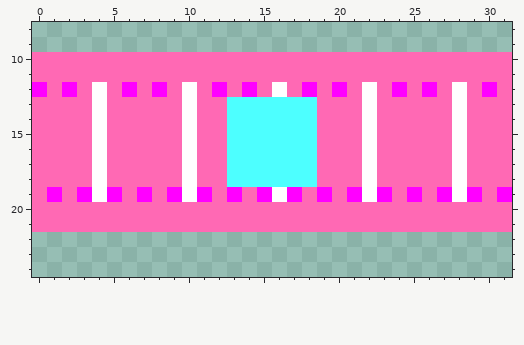
Edited in one commit: pixel-art sprite (Assets/Sprites/Environment/Walls/ghost_exit_wall.png). Above: the version before the commit.
The file is 32x32 pixels. Shown: x 0..31, y 8..24.
After the commit:
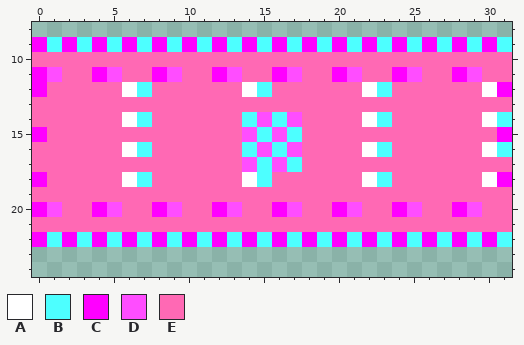
Palette (. is transparent): A #ffffff  B #4dffff  C #ff00ff  D #ff4dff  E #ff69b4
Edits made:
{"y":9,"x":0,"old":"................................","new":"CBCBCBCBCBCBCBCBCBCBCBCBCBCBCBCB"}
{"y":11,"x":0,"old":"EE","new":"CD"}
{"y":11,"x":4,"old":"EE","new":"CD"}
{"y":11,"x":8,"old":"EE","new":"CD"}
{"y":11,"x":12,"old":"EE","new":"CD"}
{"y":11,"x":16,"old":"EE","new":"CD"}
{"y":11,"x":20,"old":"EE","new":"CD"}
{"y":11,"x":24,"old":"EE","new":"CD"}
{"y":11,"x":28,"old":"EE","new":"CD"}
{"y":12,"x":2,"old":"C","new":"E"}
{"y":12,"x":4,"old":"A","new":"E"}
{"y":12,"x":6,"old":"CEC","new":"ABE"}
{"y":12,"x":10,"old":"A","new":"E"}
{"y":12,"x":12,"old":"C","new":"E"}
{"y":12,"x":14,"old":"CEA","new":"ABE"}
{"y":12,"x":18,"old":"C","new":"E"}
{"y":12,"x":20,"old":"C","new":"E"}
{"y":12,"x":23,"old":"EC","new":"BE"}
{"y":12,"x":26,"old":"C","new":"E"}
{"y":12,"x":28,"old":"A","new":"E"}
{"y":12,"x":30,"old":"CE","new":"AC"}
{"y":13,"x":4,"old":"A","new":"E"}
{"y":13,"x":10,"old":"A","new":"E"}
{"y":13,"x":13,"old":"BBBBBB","new":"EEEEEE"}
{"y":13,"x":22,"old":"A","new":"E"}
{"y":13,"x":28,"old":"A","new":"E"}
{"y":14,"x":4,"old":"A","new":"E"}
{"y":14,"x":6,"old":"EE","new":"AB"}
{"y":14,"x":10,"old":"A","new":"E"}
{"y":14,"x":13,"old":"B","new":"E"}
{"y":14,"x":15,"old":"B","new":"D"}
{"y":14,"x":17,"old":"BB","new":"DE"}
{"y":14,"x":23,"old":"E","new":"B"}
{"y":14,"x":28,"old":"A","new":"E"}
{"y":14,"x":30,"old":"EE","new":"AB"}
{"y":15,"x":0,"old":"E","new":"C"}
{"y":15,"x":4,"old":"A","new":"E"}
{"y":15,"x":10,"old":"A","new":"E"}
{"y":15,"x":13,"old":"BB","new":"ED"}
{"y":15,"x":16,"old":"B","new":"D"}
{"y":15,"x":18,"old":"B","new":"E"}
{"y":15,"x":22,"old":"A","new":"E"}
{"y":15,"x":28,"old":"A","new":"E"}
{"y":15,"x":31,"old":"E","new":"C"}
{"y":16,"x":4,"old":"A","new":"E"}
{"y":16,"x":6,"old":"EE","new":"AB"}
{"y":16,"x":10,"old":"A","new":"E"}
{"y":16,"x":13,"old":"B","new":"E"}
{"y":16,"x":15,"old":"B","new":"D"}
{"y":16,"x":17,"old":"BB","new":"DE"}
{"y":16,"x":23,"old":"E","new":"B"}
{"y":16,"x":28,"old":"A","new":"E"}
{"y":16,"x":30,"old":"EE","new":"AB"}
{"y":17,"x":4,"old":"A","new":"E"}
{"y":17,"x":10,"old":"A","new":"E"}
{"y":17,"x":13,"old":"BB","new":"ED"}
{"y":17,"x":16,"old":"B","new":"D"}
{"y":17,"x":18,"old":"B","new":"E"}
{"y":17,"x":22,"old":"A","new":"E"}
{"y":17,"x":28,"old":"A","new":"E"}
{"y":18,"x":0,"old":"E","new":"C"}
{"y":18,"x":4,"old":"A","new":"E"}
{"y":18,"x":6,"old":"EE","new":"AB"}
{"y":18,"x":10,"old":"A","new":"E"}
{"y":18,"x":13,"old":"BB","new":"EA"}
{"y":18,"x":16,"old":"BBB","new":"EEE"}
{"y":18,"x":23,"old":"E","new":"B"}
{"y":18,"x":28,"old":"A","new":"E"}
{"y":18,"x":30,"old":"EE","new":"AC"}
{"y":19,"x":1,"old":"C","new":"E"}
{"y":19,"x":3,"old":"CAC","new":"EEE"}
{"y":19,"x":7,"old":"C","new":"E"}
{"y":19,"x":9,"old":"CAC","new":"EEE"}
{"y":19,"x":13,"old":"C","new":"E"}
{"y":19,"x":15,"old":"CAC","new":"EEE"}
{"y":19,"x":19,"old":"C","new":"E"}
{"y":19,"x":21,"old":"CAC","new":"EEE"}
{"y":19,"x":25,"old":"C","new":"E"}
{"y":19,"x":27,"old":"CAC","new":"EEE"}
{"y":19,"x":31,"old":"C","new":"E"}
{"y":20,"x":0,"old":"EE","new":"CD"}
{"y":20,"x":4,"old":"EE","new":"CD"}
{"y":20,"x":8,"old":"EE","new":"CD"}
{"y":20,"x":12,"old":"EE","new":"CD"}
{"y":20,"x":16,"old":"EE","new":"CD"}
{"y":20,"x":20,"old":"EE","new":"CD"}
{"y":20,"x":24,"old":"EE","new":"CD"}
{"y":20,"x":28,"old":"EE","new":"CD"}
{"y":22,"x":0,"old":"................................","new":"CBCBCBCBCBCBCBCBCBCBCBCBCBCBCBCB"}
{"label":"changed","picture_box":[32,37,512,247]}
